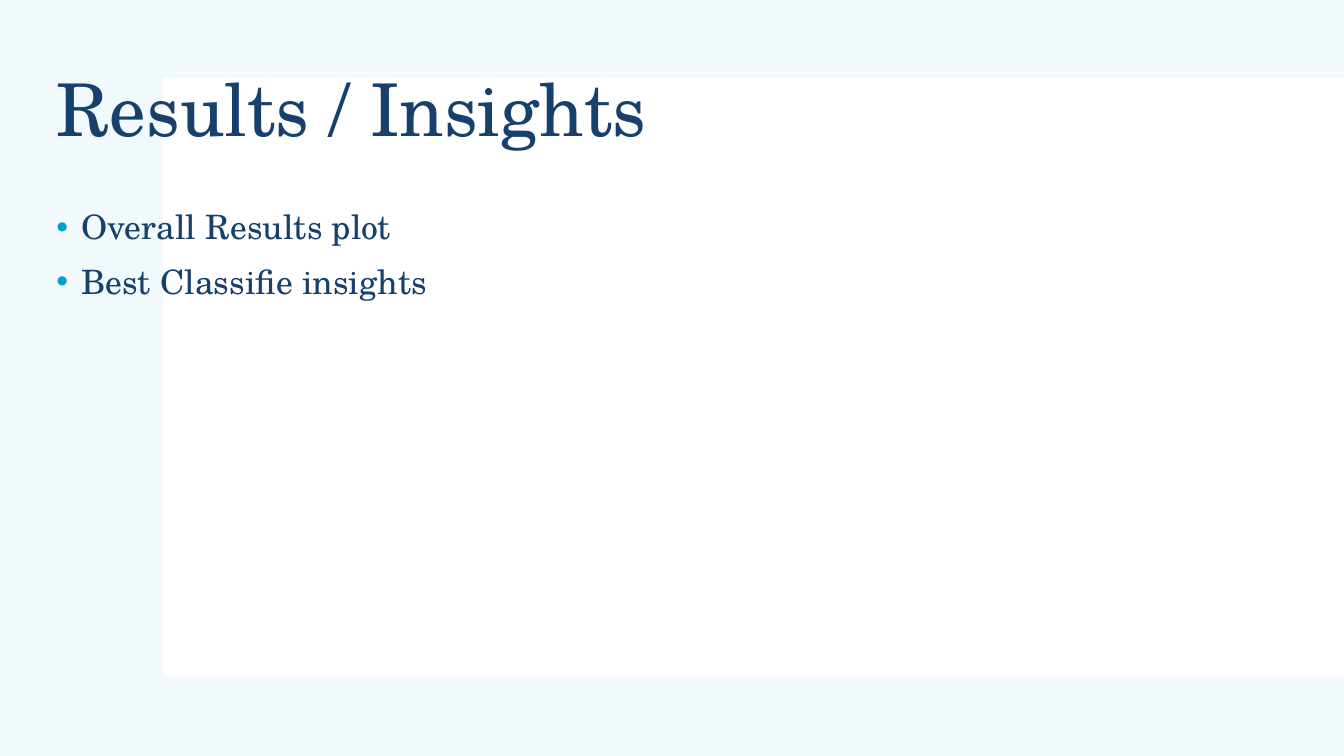
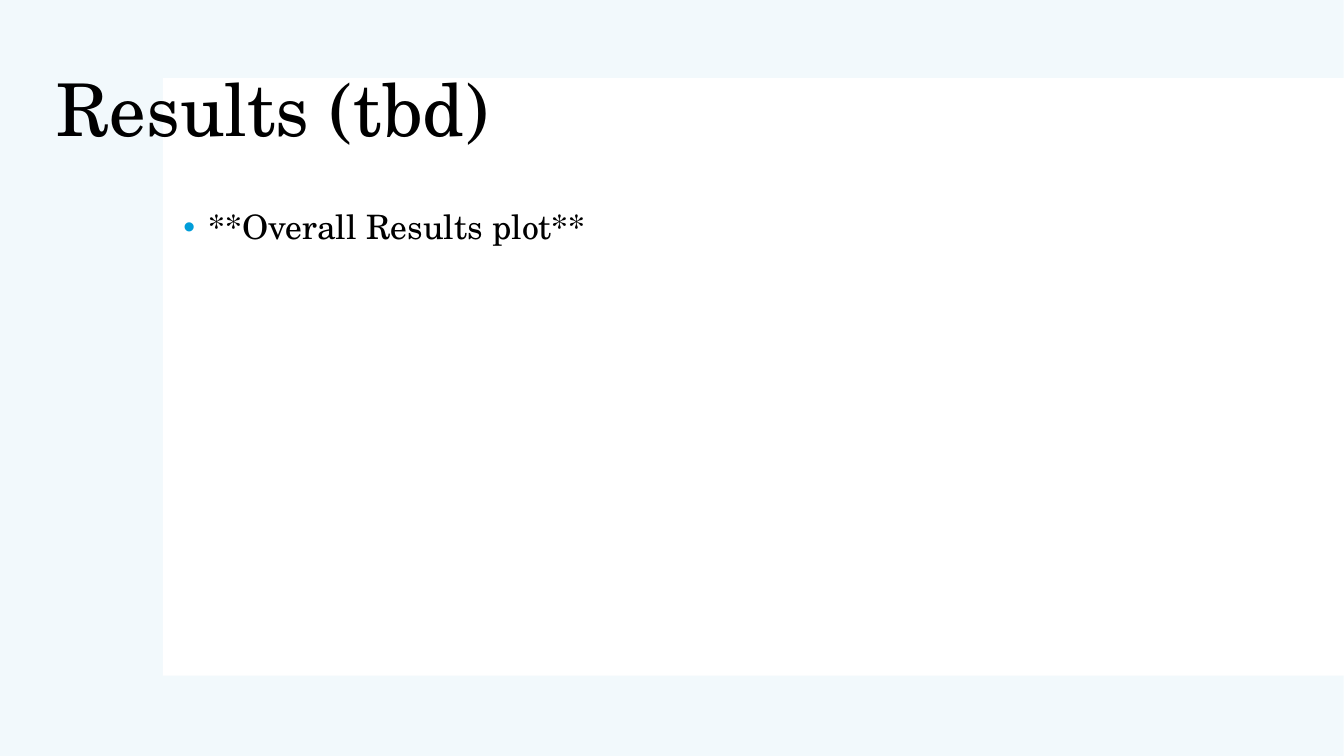
Before and after one commit to AtK42/ML_stonks_2021, a slide deck: slide 7 of Group2_ML_Project_Presentation.pptx (slide 8 before the commit). Drawn at 1344x756 pixels with LibreOffice and Linux fonts; fonts in the diff are those of the drawing. Boxes give left, top, right and bottom in pixels: in the first picture for what was removed or moved away, otherwise in the second. Text is boxed around its words. In the diff, an @@ line names an element or a change of style, - is before the commit and + after.

```diff
--- a/Group2_ML_Project_Presentation.pptx
+++ b/Group2_ML_Project_Presentation.pptx
@@ title at <box>56,82,489,145</box>: text changed; text colour #17406D to #000000 @@
-Results / Insights
+Results (tbd)
@@ text at <box>209,214,585,246</box>: text changed; text colour #17406D to #000000 @@
-• Overall Results plot
-• Best Classifie insights
+• **Overall Results plot**
```
Also in this commit, not shown: 9 other slides changed, 1 slide removed.
